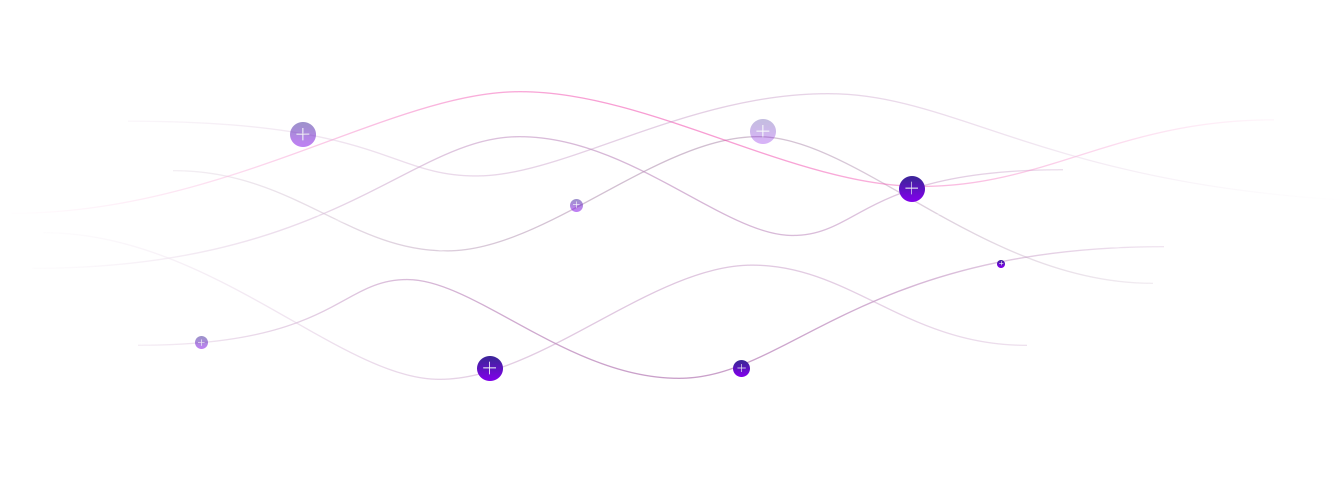
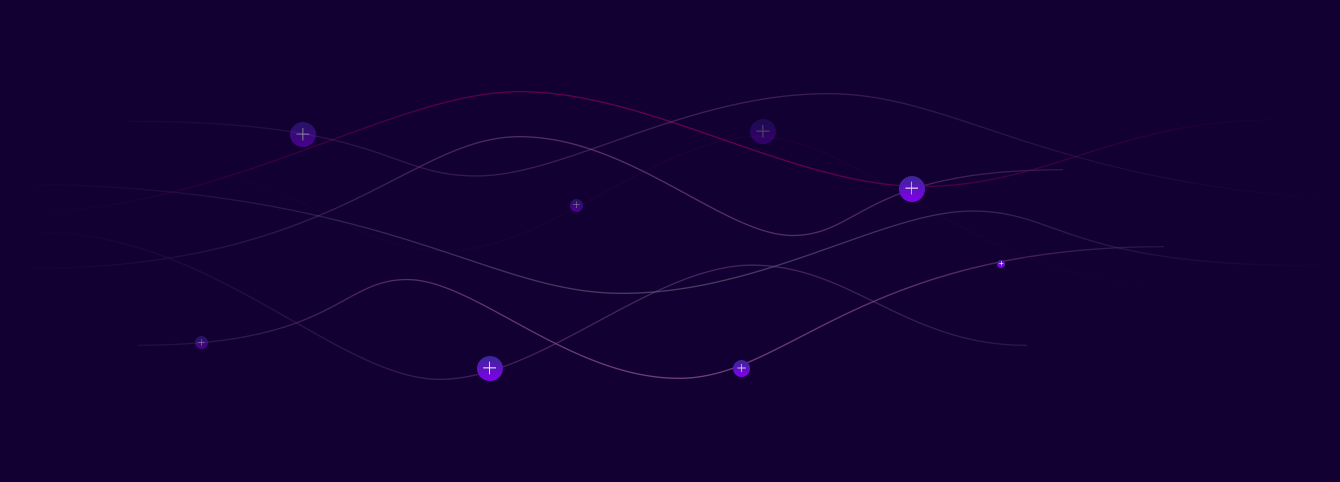
The second 1340 × 482 image is a revision of the first. Changes to its layers:
painted on "Ellipse 1 copy 4" (1st of 8, in "Group 3 copy 3") over [570, 199, 583, 211]
painted on "Ellipse 1 copy 4" (2nd of 8, in "Group 3 copy 2") over [195, 336, 208, 349]
painted on "Ellipse 1 copy 4" (3rd of 8, in "Group 3 copy 5") over [997, 260, 1005, 267]
painted on "Ellipse 1 copy 4" (4th of 8, in "Group 3 copy 4") over [899, 176, 925, 201]
painted on "Ellipse 1 copy 4" (5th of 8, in "Group 3 copy") over [290, 122, 316, 147]
painted on "Ellipse 1 copy 4" (6th of 8, in "Group 3 copy 7") over [733, 360, 750, 377]
painted on "Ellipse 1 copy 4" (7th of 8, in "Group 3 copy 6") over [750, 119, 776, 144]
painted on "Ellipse 1 copy 4" (8th of 8, in "Group 3") over [477, 356, 503, 381]
showed "Layer 0 copy" over [0, 0, 1340, 482]
